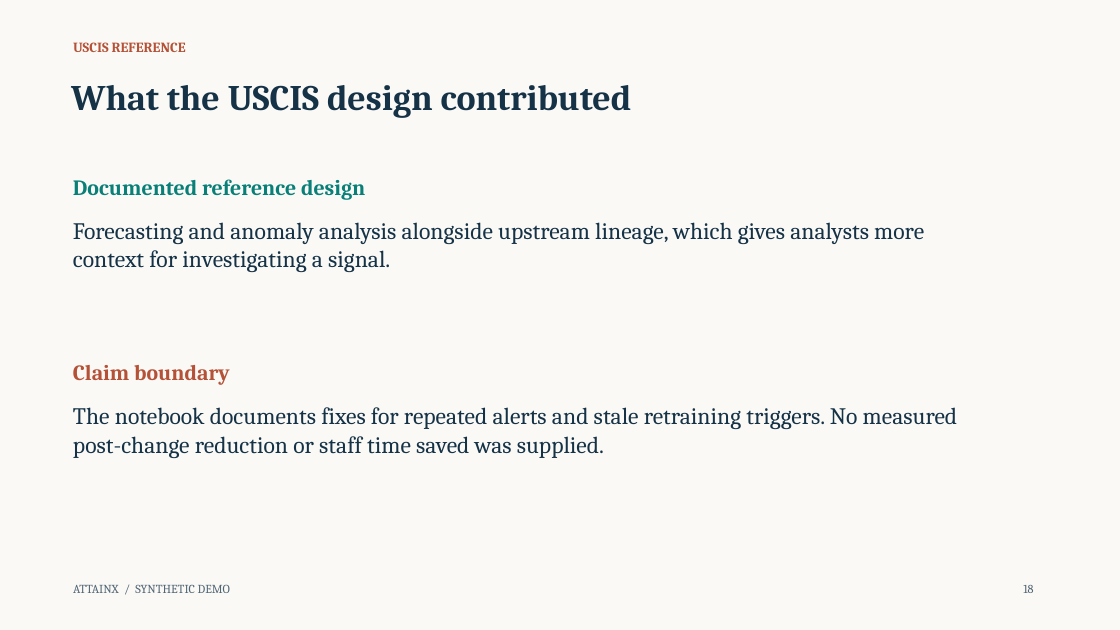
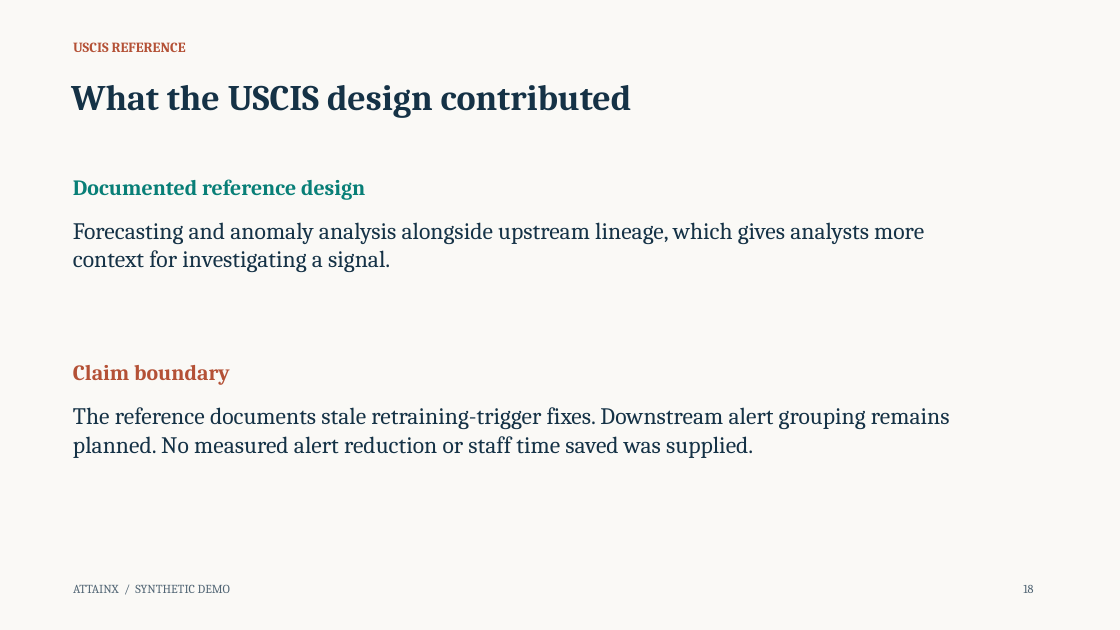
Before and after one commit to 0xpvtrickbateman/SPC-ML-Demo, a slide deck: slide 18 of docs/SPC_ML_Demo_Walkthrough_Ready.pptx. Drawn at 1120x630 pixels with LibreOffice and Linux fonts; fonts in the diff are those of the drawing. Boxes give left, top, right and bottom in pixels: in the first picture for what was removed or moved away, otherwise in the second. Text is boxed around its words. In the diff, an @@ line names an element or a change of style, - is before the commit and + after.

```diff
--- a/docs/SPC_ML_Demo_Walkthrough_Ready.pptx
+++ b/docs/SPC_ML_Demo_Walkthrough_Ready.pptx
@@ text at (73, 407, 950, 458): text changed @@
-The notebook documents fixes for repeated alerts and stale retraining triggers. No measured post-change reduction or staff time saved was supplied.
+The reference documents stale retraining-trigger fixes. Downstream alert grouping remains planned. No measured alert reduction or staff time saved was supplied.
```
Also in this commit, not shown: 4 other slides changed, 6 other files.
